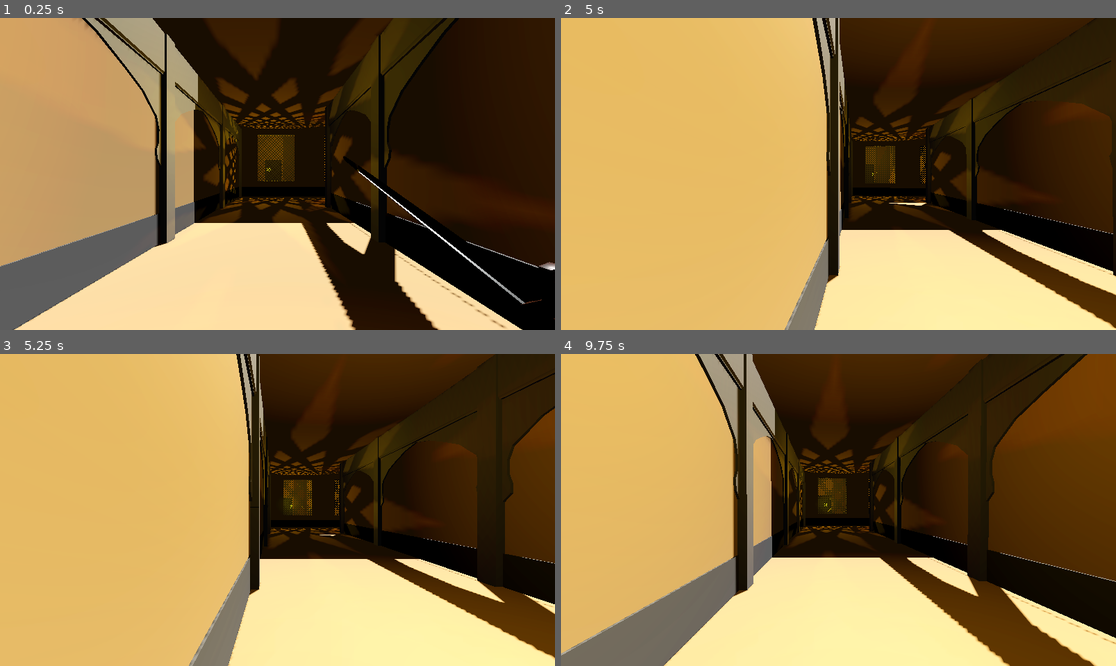
Above: before the commit, frames 1-4 (two rows, left to right).
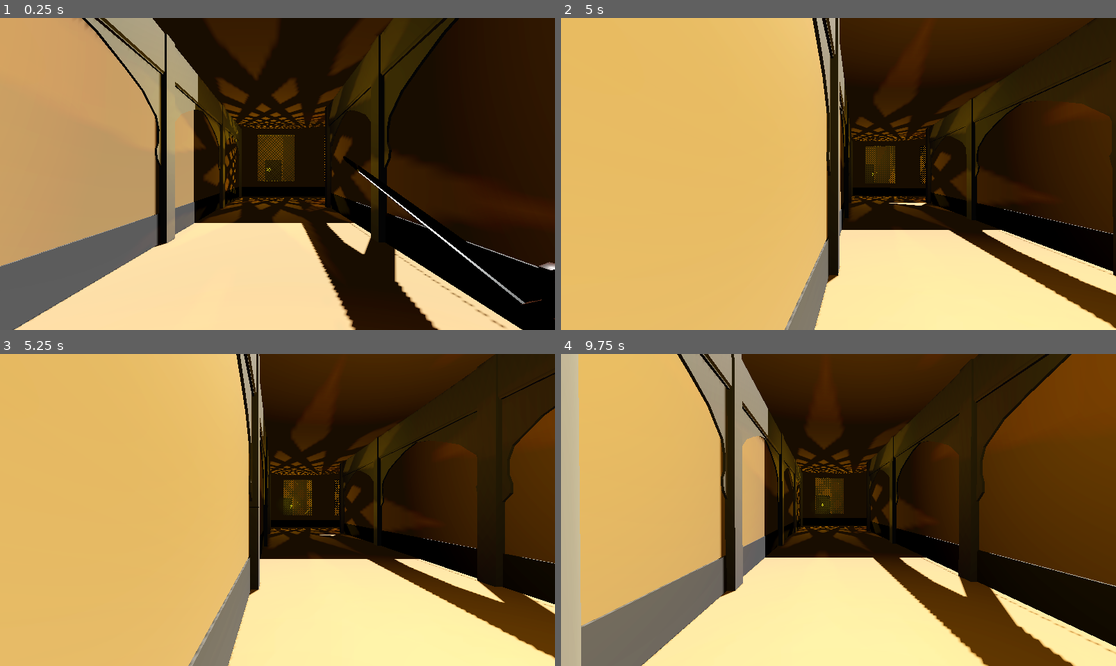
Above: after the commit, the same moments.

Repository: fayotic/the-eye-game-jam
Game: Godot game, scene res://components/map looper/rooms/room_a.tscn
The game is run twice, just before and just after one commit, with the same random seed, the same clock (stepped at 60 frames per second) and the same inputs. This scene is started directly instead of the project's main scene.
Inputs (mouse positions are in pixels of both pictures, inside the frame that each line leads up to):
- Up to frame 1 (0.25 s): no input
- Up to frame 2 (5 s): tap Enter (ui_accept) at 0.5, 0.77, 1.52, 2.75, 3.02, 3.77, 4.52 s; move the mouse to (866, 174) at 0.52 s; hold D (move_right) 0.53-1.28 s; hold Shift (sprint, bound only after the commit) 0.53-1.28 s; move the mouse to (810, 174) at 1.27 s; hold S (move_back) 1.28-2.03 s; click (810, 174) at 1.35 s; tap Shift (sprint, bound only after the commit) at 1.55, 2.3, 3.05, 3.8, 4.35 s; move the mouse to (849, 167) at 2.02 s; hold E (equip) 2.03-2.78 s; hold D (move_right) 2.03-3.53 s; move the mouse to (832, 180) at 2.77 s; tap W (move_front) at 2.85 s; move the mouse to (877, 177) at 3.52 s; hold Q (unequip) 3.53-4.28 s; hold A (move_left) from 3.53 s (still down); move the mouse to (794, 170) at 4.27 s
- Up to frame 3 (5.25 s): move the mouse to (283, 510) at 5.02 s; release A (move_left) at 5.03 s; hold S (move_back) from 5.03 s (still down); hold Shift (sprint, bound only after the commit) from 5.03 s (still down)
- Up to frame 4 (9.75 s): tap Enter (ui_accept) at 5.75, 6.02, 6.77, 7.52, 8.75, 9.02 s; move the mouse to (816, 503) at 5.77 s; release S (move_back) at 5.78 s; release Shift (sprint, bound only after the commit) at 5.78 s; hold D (move_right) 5.78-8.03 s; click (816, 503) at 5.85 s; tap Shift (sprint, bound only after the commit) at 6.05, 6.8, 7.55, 8.3, 8.85 s; move the mouse to (866, 510) at 6.52 s; hold E (equip) 6.53-7.28 s; move the mouse to (810, 510) at 7.27 s; tap W (move_front) at 7.35 s; move the mouse to (849, 503) at 8.02 s; hold S (move_back) 8.03-8.78 s; hold Q (unequip) 8.03-8.78 s; move the mouse to (832, 516) at 8.77 s; hold A (move_left) 8.78-9.53 s; move the mouse to (877, 513) at 9.52 s; hold D (move_right) from 9.53 s (still down); hold Shift (sprint, bound only after the commit) from 9.53 s (still down)

Frames 1-2 are identical in both runs. In frame 3, 0.2% of the frame differs, in the area x 33-99%, y 0-100%; in frame 4, 18%, in the area x 0-100%, y 0-100%.
Error before the commit: Invalid access to property or key 'scene_done' on a base object of type 'Nil'. (res://components/player/player.gd:24)
Error after the commit: Invalid access to property or key 'scene_done' on a base object of type 'Nil'. (res://components/player/player.gd:29)

Commit message:
added stamina functionality without UI

Diff:
--- a/components/player/player.gd
+++ b/components/player/player.gd
@@ -3,6 +3,7 @@
 const SPEED = 16.0
 const JUMP_VELOCITY = 4.5
 const SENSITIVITY = 0.001
+const SPEED_MULTIPLIER = 1.2
 
 @onready var head = $Head
 @onready var camera = $Head/Camera3D
@@ -12,6 +13,10 @@
 @export var lerp_speed = 10.0
 @export var fairy_scene : Node3D
 @onready var health: HealthComponent = $HealthComponentNode
+@export var max_stamina := 100.0
+@export var stamina := 100.0
+@export var stamina_drain := 20.0
+@export var stamina_regen := 15.0
 
 func _ready():
 	Input.set_mouse_mode(Input.MOUSE_MODE_CAPTURED)
@@ -29,7 +34,6 @@
 		unequipSword()
 	if Input.is_action_pressed("attack"): #left mouse
 		animation.play("sword_swinging")
-
 
 func equipSword():
 	if is_equipped == true:
@@ -54,6 +58,7 @@
 	set_physics_process(true)
 
 func _physics_process(delta: float) -> void:
+	var current_speed = SPEED
 	# Add the gravity.
 	if not is_on_floor():
 		velocity += get_gravity() * delta
@@ -67,12 +72,21 @@
 	var input_dir := Input.get_vector("move_left", "move_right", "move_front", "move_back")
 	var direction = (head.transform * Vector3(input_dir.x, 0, input_dir.y)).normalized()
 	if direction:
-		velocity.x = direction.x * SPEED
-		velocity.z = direction.z * SPEED
+
+		if Input.is_action_pressed("sprint") && direction != Vector3.ZERO && is_on_floor():
+			current_speed *= SPEED_MULTIPLIER
+			stamina -= stamina_drain * delta
+		else:
+			stamina += stamina_regen * delta
+
+		stamina = clamp(stamina, 0.0, max_stamina)
+		velocity.x = direction.x * current_speed
+		velocity.z = direction.z * current_speed
 	else:
 		velocity.x = 0.0
 		velocity.z = 0.0
 
+	print(stamina)
 	move_and_slide()
 
 func _on_died():
--- a/project.godot
+++ b/project.godot
@@ -73,6 +73,11 @@
 "events": [Object(InputEventKey,"resource_local_to_scene":false,"resource_name":"","device":-1,"window_id":0,"alt_press …(192 unchanged characters)…
 ]
 }
+sprint={
+"deadzone": 0.2,
+"events": [Object(InputEventKey,"resource_local_to_scene":false,"resource_name":"","device":-1,"window_id":0,"alt_pressed":false,"shift_pressed":false,"ctrl_pressed":false,"meta_pressed":false,"pressed":false,"keycode":0,"physical_keycode":4194325,"key_label":0,"unicode":0,"location":0,"echo":false,"script":null)
+]
+}
 
 [physics]
 
